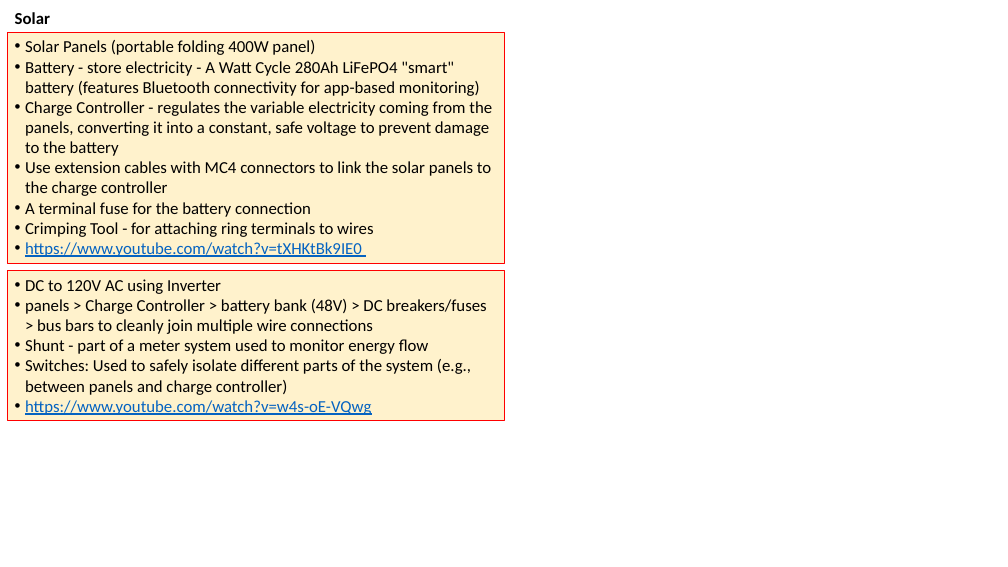
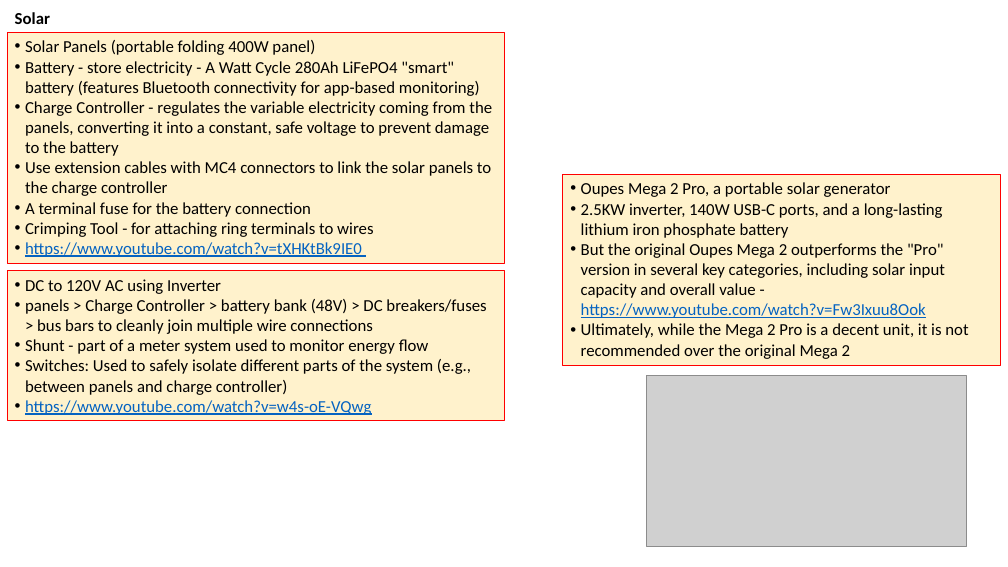
Before and after one commit to lselector/misc_farm, a slide deck: slide 3 of solar.pptx (slide 1 before the commit). Drawn at 1008x567 pixels with LibreOffice and Linux fonts; fonts in the diff are those of the drawing; grey boxes stand for pictures. Boxes give left, top, right and bottom in pixels: in the first picture for what was removed or moved away, otherwise in the second. Text is boxed around its words. In the diff, an @@ line names an element or a change of style, - is before the commit and + after.

```diff
--- a/solar.pptx
+++ b/solar.pptx
@@ rectangle added at [562,174,1000,365], fill #FFF2CC, outline #FF0000 0.56 pt, 12 pt, text #000000 @@
+• Oupes Mega 2 Pro, a portable solar generator
+• 2.5KW inverter, 140W USB-C ports, and a long-lasting lithium iron phosphate battery
+• But the original Oupes Mega 2 outperforms the "Pro" version in several key categories, including solar input capacity and overall value - https://www.youtube.com/watch?v=Fw3Ixuu8Ook
+• Ultimately, while the Mega 2 Pro is a decent unit, it is not recommended over the original Mega 2
@@ picture added at [647,376,968,546] @@
```
Also in this commit, not shown: 2 other slides changed, 1 slide added, 4 slides removed.
